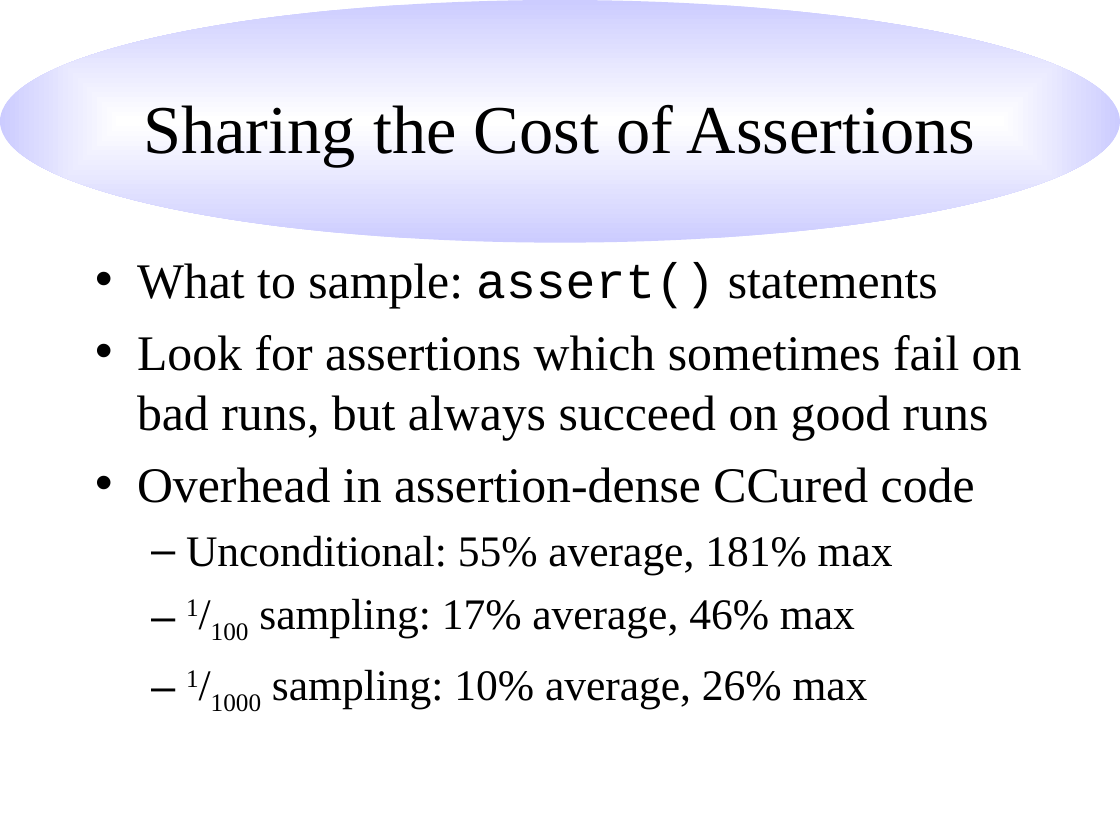
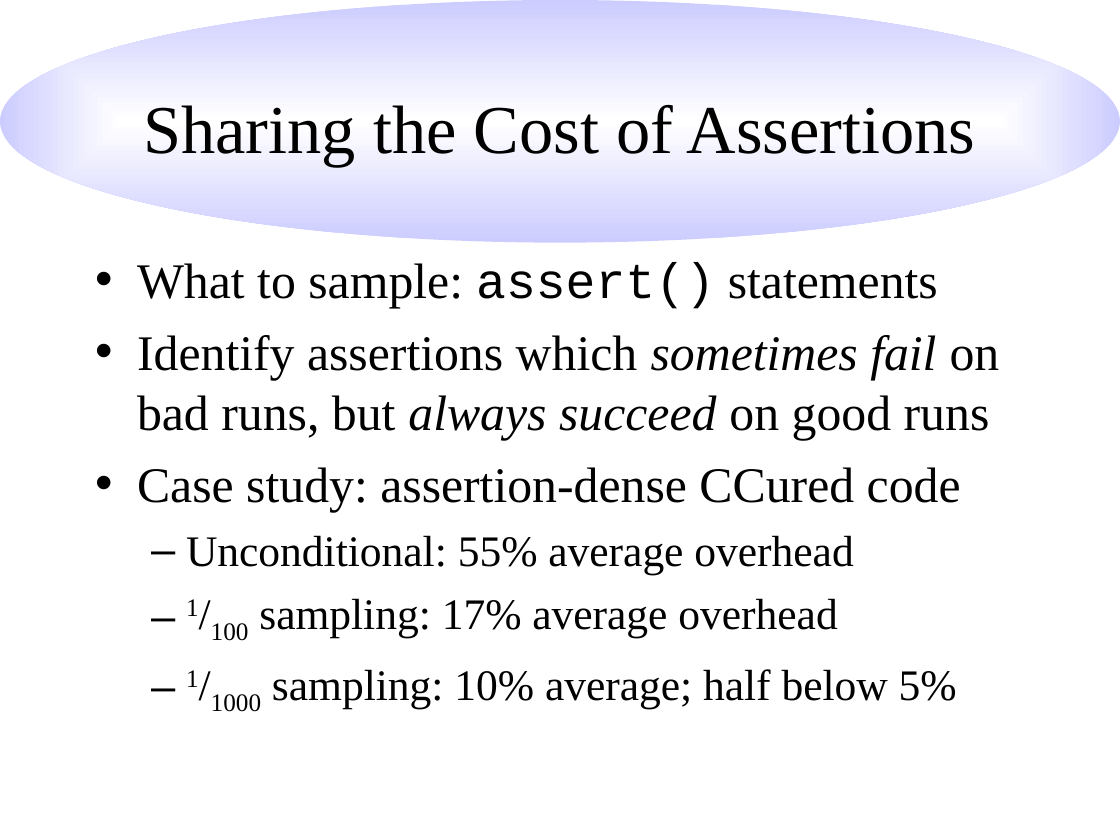
Before and after one commit to hlim1/sampler, a slide deck: slide 12 of paper/pldi.ppt (slide 6 before the commit). Drawn at 1120x840 pixels with LibreOffice and Linux fonts; fonts in the diff are those of the drawing. Boxes give left, top, right and bottom in pixels: in the first picture for what was removed or moved away, otherwise in the second. Text is boxed around its words. In the diff, an @@ line names an element or a change of style, - is before the commit and + after.

```diff
--- a/paper/pldi.ppt
+++ b/paper/pldi.ppt
@@ text at <box>137,335,1000,712</box>: text changed @@
-• Look for assertions which sometimes fail on bad runs, but always succeed on good runs
-• Overhead in assertion-dense CCured code
-  – Unconditional: 55% average, 181% max
-  – 1/100 sampling: 17% average, 46% max
-  – 1/1000 sampling: 10% average, 26% max
+• Identify assertions which sometimes fail on bad runs, but always succeed on good runs
+• Case study: assertion-dense CCured code
+  – Unconditional: 55% average overhead
+  – 1/100 sampling: 17% average overhead
+  – 1/1000 sampling: 10% average; half below 5%
```
Also in this commit, not shown: 8 other slides changed, 15 slides added, 2 slides removed.
